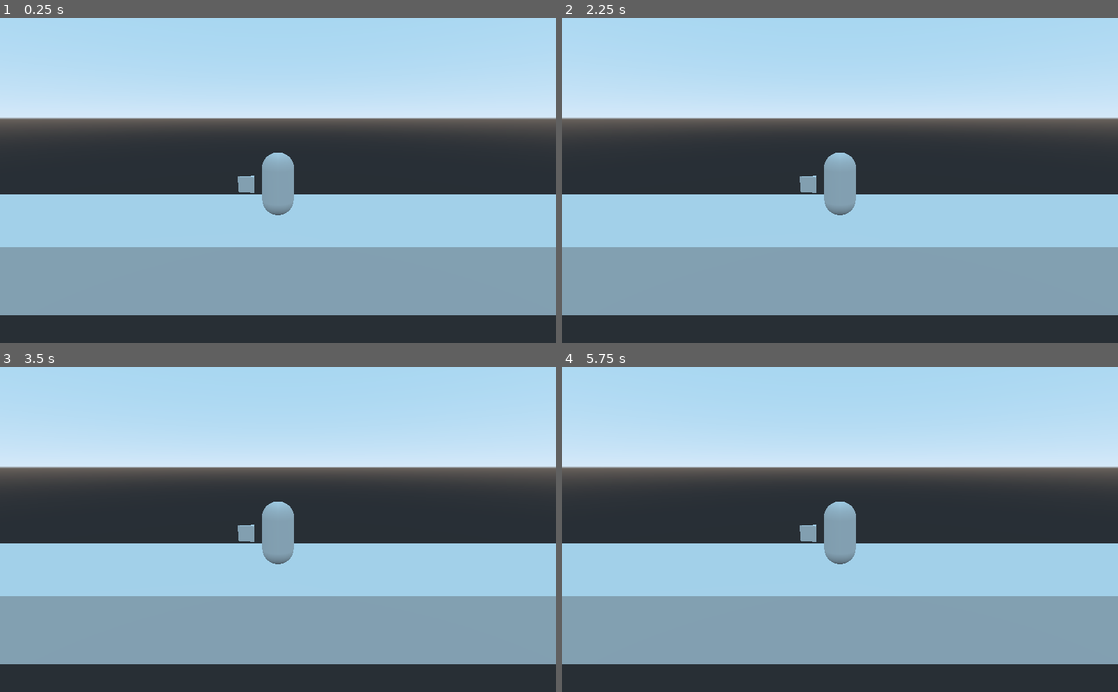
Above: before the commit, frames 1-4 (two rows, left to right).
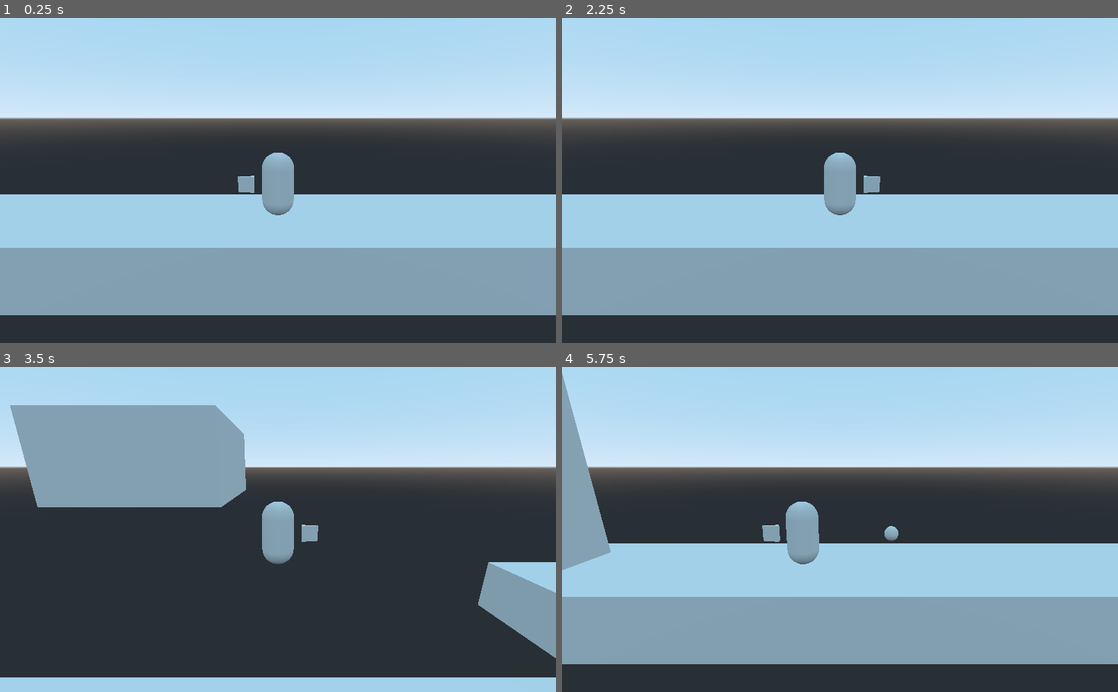
Above: after the commit, the same moments.

Repository: matgib38/Devoid
Game: Godot game, scene res://Test Level.tscn
Two runs of this game, one before a commit and one after it. Both use one fixed random seed, a clock stepped at 60 frames per second and the inputs below. The project has no main scene, so this scene is started directly.
Inputs:
- Up to frame 1 (0.25 s): no input
- Up to frame 2 (2.25 s): tap Enter at 0.5 s; hold Right (ui_right) 0.53-1.28 s; hold Left (ui_left) 1.28-2.03 s; tap Space at 2 s; hold Right (ui_right) from 2.03 s (still down)
- Up to frame 3 (3.5 s): release Right (ui_right) at 2.78 s; hold Up (ui_up) from 2.78 s (still down)
- Up to frame 4 (5.75 s): release Up (ui_up) at 3.53 s; hold Left (ui_left) from 3.53 s (still down)

The runs differ from the first frame. In frame 1, 0.2% of the frame differs, in the area x 0-100%, y 70-71%; in frame 2, 0.5%; in frame 3, 52%, in the area x 0-100%, y 11-100%; in frame 4, 5.0%.
Error before the commit: Parse Error: The method "start" isn't declared in the current class. (res://Movement.gd:62)

Commit message:
fixed wall jump and added timer cooldown

Diff:
--- a/Movement.gd
+++ b/Movement.gd
@@ -59,12 +59,10 @@
 	if Input.is_action_just_pressed("ui_up") and is_on_wall() and wall_jump == true and can_wall_jump: #Codes for wall jump
 		move_vector.y = jump
 		can_wall_jump = false
-		start(wait_time) ## not working, need sir
+		$WallJumpTimer.start()
 
 	move_vector = move_and_slide(move_vector, Vector3.UP)
 
 
 func _on_WallJumpTimer_timeout():
-	set_one_shot(true)
-
 	can_wall_jump = true
--- a/Player.tscn
+++ b/Player.tscn
@@ -13,10 +13,6 @@
 
 [node name="Player" type="KinematicBody"]
 script = ExtResource( 1 )
-max_speed = null
-friction = null
-speed = null
-acceleration = null
 
 [node name="Position3D" type="Position3D" parent="."]
 transform = Transform( 1, 0, 0, 0, -4.37114e-08, -1, 0, 1, -4.37114e-08, 0, 1, 1 )
@@ -36,5 +32,7 @@
 shape = SubResource( 3 )
 
 [node name="WallJumpTimer" type="Timer" parent="."]
+wait_time = 1.5
+one_shot = true
 
 [connection signal="timeout" from="WallJumpTimer" to="." method="_on_WallJumpTimer_timeout"]
--- /dev/null
+++ b/Spikes.tscn
@@ -0,0 +1,18 @@
+[gd_scene load_steps=3 format=2]
+
+[sub_resource type="CubeMesh" id=1]
+
+[sub_resource type="BoxShape" id=2]
+extents = Vector3( 5, 1, 1 )
+
+[node name="Spikes" type="Spatial"]
+
+[node name="MeshInstance" type="MeshInstance" parent="."]
+transform = Transform( 5, 0, 0, 0, 1, 0, 0, 0, 1, 0, 0, 0 )
+mesh = SubResource( 1 )
+material/0 = null
+
+[node name="Area" type="Area" parent="."]
+
+[node name="CollisionShape" type="CollisionShape" parent="Area"]
+shape = SubResource( 2 )
--- a/Test Level.tscn
+++ b/Test Level.tscn
@@ -58,4 +58,4 @@
 transform = Transform( 1, 0, 0, 0, 1, 0, 0, 0, 1, 0, 10, -13 )
 
 [node name="WallJump" parent="." instance=ExtResource( 5 )]
-transform = Transform( 0.52, 0, 0, 0, 0.54, 0, 0, 0, 0.54, 0, 1, -13 )
+transform = Transform( 0.22464, 0, 0, 0, 0.23328, 0, 0, 0, 0.216, 0, 1, -13 )
